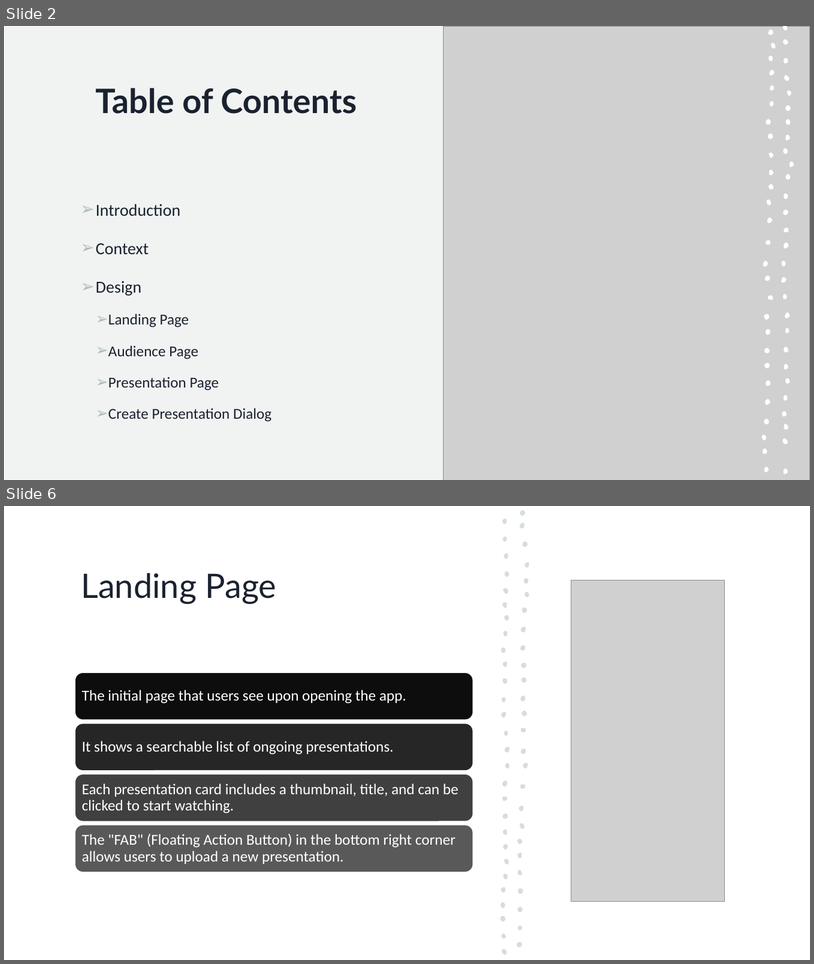
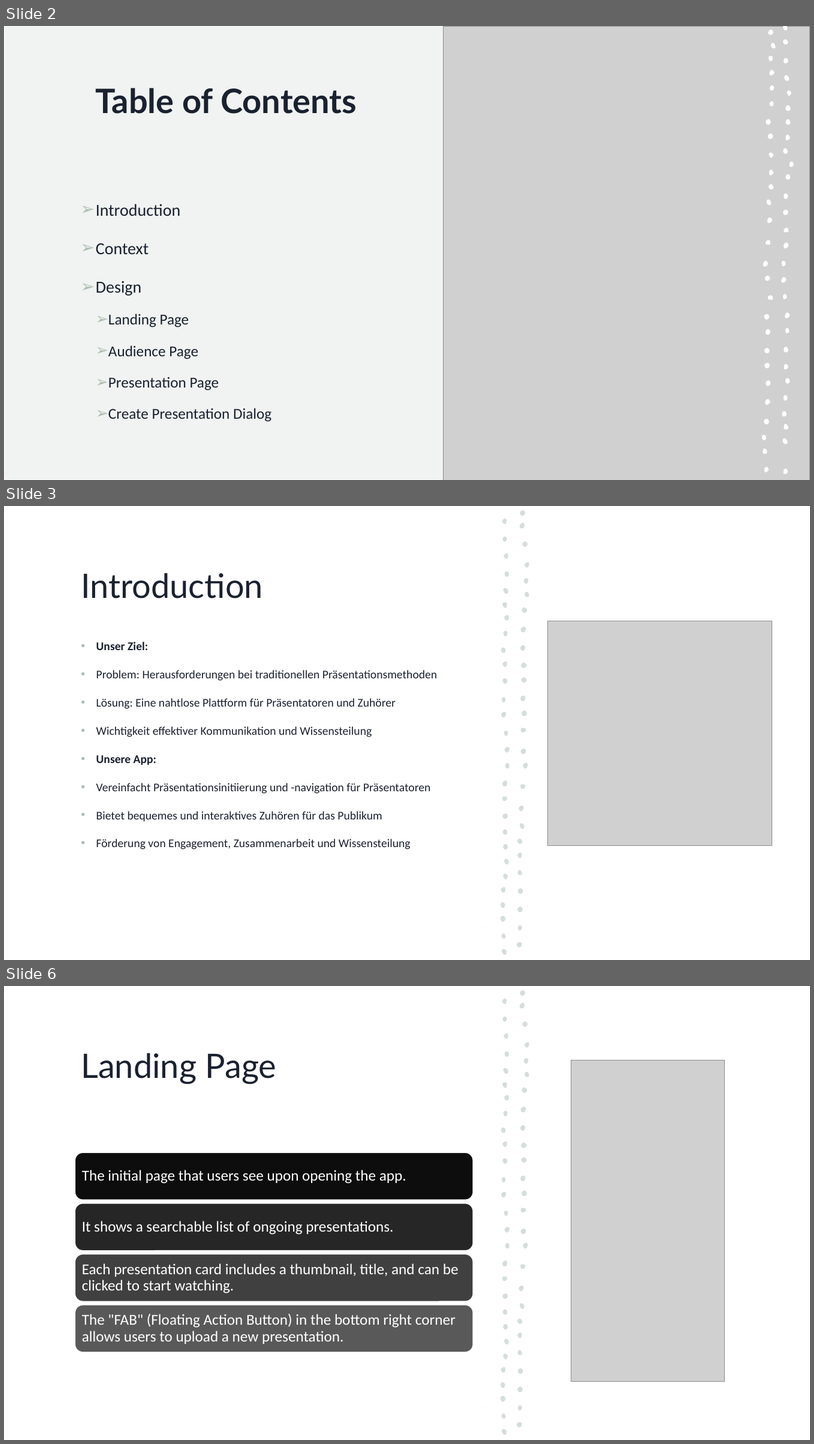
Before and after one commit to fabian-kho/zoom_lite, a slide deck: docs/Präsentation.pptx. Shown one above the other, each under a label of ours: slides 2 and 6 before the commit, slides 2, 3 and 6 after it; the slides between them are not shown. The pictures are 814x964 and 814x1444 pixels, drawn with LibreOffice and Linux fonts; fonts in the diff are those of the drawing; grey boxes stand for pictures. Boxes give left, top, right and bottom in pixels: in the first picture for what was removed or moved away, otherwise in the second. Text is boxed around its words. In the diff, an @@ line names an element or a change of style, - is before the commit and + after.

```diff
--- a/docs/Präsentation.pptx
+++ b/docs/Präsentation.pptx
@@ slide 3 added at bbox=[4, 506, 810, 960], background #FFFFFF; not listed: 1 template element that a slide beside it also shows @@
@@ rectangle added at bbox=[4, 506, 810, 960], fill #FFFFFF @@
@@ group added at bbox=[486, 510, 531, 957]: 57 freeform shapes @@
@@ title added at bbox=[81, 573, 263, 598], 40 pt, text #1A212F @@
+Introduction
@@ picture added at bbox=[548, 621, 773, 846] @@
@@ text added at bbox=[96, 642, 437, 849], 14 pt, text #1A212F @@
+• Unser Ziel:
+• Problem: Herausforderungen bei traditionellen Präsentationsmethoden
+• Lösung: Eine nahtlose Plattform für Präsentatoren und Zuhörer
+• Wichtigkeit effektiver Kommunikation und Wissensteilung
+• Unsere App:
+• Vereinfacht Präsentationsinitiierung und -navigation für Präsentatoren
+• Bietet bequemes und interaktives Zuhören für das Publikum
+• Förderung von Engagement, Zusammenarbeit und Wissensteilung
```
Also in this commit, not shown: 1 slide removed, 8 other files.
